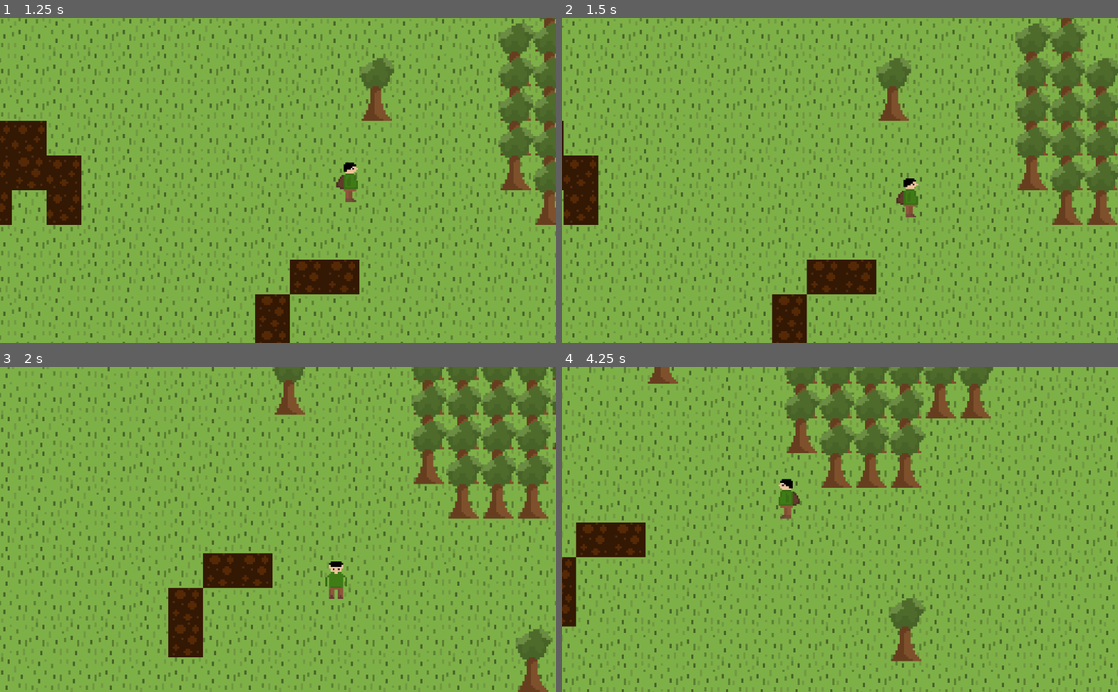
Above: before the commit, frames 1-4 (two rows, left to right).
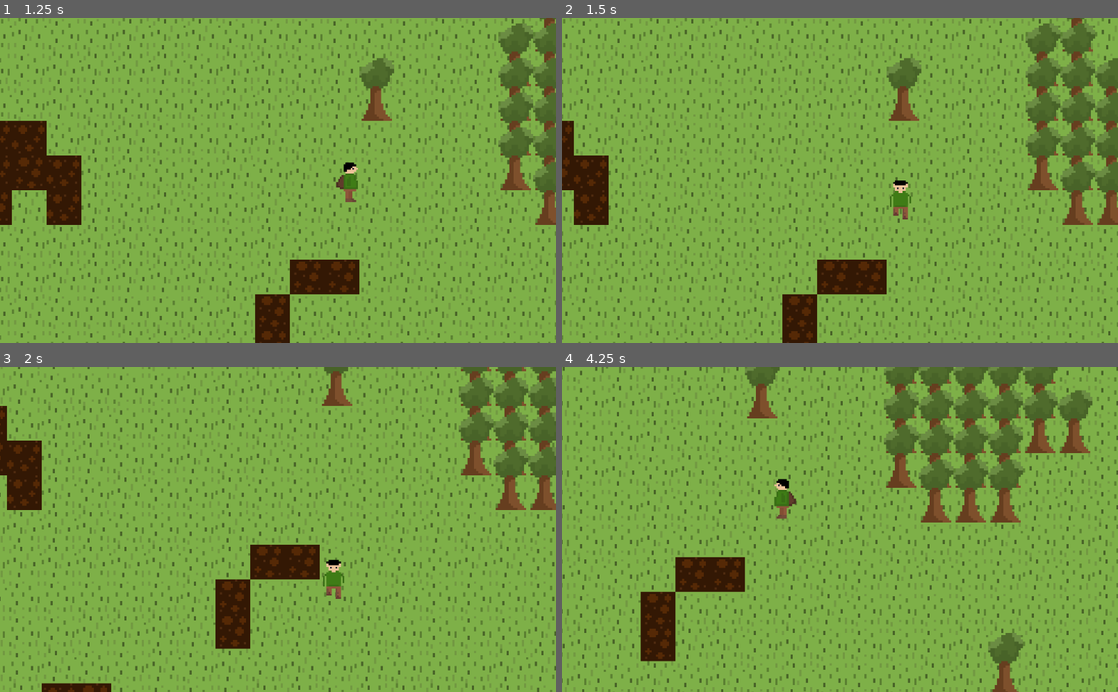
Above: after the commit, the same moments.

Repository: nalton-software/godot-fire-jam
Game: Godot game, scene res://scenes/Main.tscn
Same seed, same stepped clock (60 frames per second), same inputs: the game is played once before the commit and once after it.
Inputs:
- Up to frame 1 (1.25 s): tap Enter at 0.5 s; hold Right (ui_right) from 0.53 s (still down)
- Up to frame 2 (1.5 s): release Right (ui_right) at 1.28 s; hold Down (ui_down) from 1.28 s (still down)
- Up to frame 3 (2 s): keep holding Down (ui_down)
- Up to frame 4 (4.25 s): release Down (ui_down) at 2.03 s; hold Right (ui_right) 2.03-2.78 s; hold Up (ui_up) 2.78-3.53 s; hold Left (ui_left) from 3.53 s (still down)

Frame 1 is identical in both runs. In frame 2, 22% of the frame differs, in the area x 0-100%, y 0-100%; in frame 3, 28%; in frame 4, 30%.

Commit message:
fix player friction

Diff:
--- a/scenes/Main.tscn
+++ b/scenes/Main.tscn
@@ -6,6 +6,8 @@
 [ext_resource path="res://resources/Wood.tscn" type="PackedScene" id=4]
 
 [node name="Main" type="Node2D"]
+
+[node name="HUD" parent="." instance=ExtResource( 2 )]
 
 [node name="Water" type="TileMap" parent="."]
 scale = Vector2( 4, 4 )
@@ -32,8 +34,6 @@
 [node name="Player" parent="YSort" instance=ExtResource( 3 )]
 position = Vector2( 349.086, 110.001 )
 
-[node name="HUD" parent="YSort" instance=ExtResource( 2 )]
-
 [node name="Objects" type="TileMap" parent="YSort"]
 scale = Vector2( 4, 4 )
 tile_set = ExtResource( 1 )
--- a/scripts/Player.gd
+++ b/scripts/Player.gd
@@ -15,13 +15,13 @@
 	direction.y = int(Input.is_action_pressed("ui_down")) - int(Input.is_action_pressed("ui_up"))
 	direction = direction.normalized()
 
-	if direction == Vector2.ZERO:
-		# friction
+	# Friction
+	if direction.x == 0:
 		velocity.x = Utils.converge_value(velocity.x, 0, friction * delta)
+	if direction.y == 0:
 		velocity.y = Utils.converge_value(velocity.y, 0, friction * delta)
-	else:
-		velocity += direction * acceleration * delta
-		velocity = velocity.clamped(max_speed)
+	velocity += direction * acceleration * delta
+	velocity = velocity.clamped(max_speed)
 	switch_animation()
 	velocity = move_and_slide(velocity)
 
